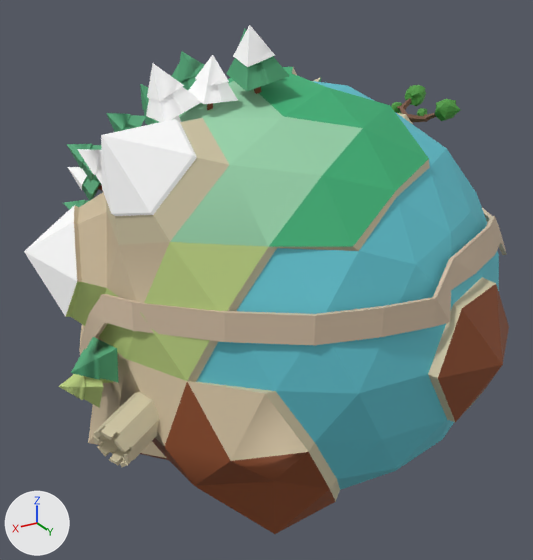
Two versions of the OBJ model webgl/earth/model/ball.obj, one commit apart.
Both versions are drawn from a camera (50 mm lens) standing at (6.09, 8.11, 4.47) and looking at (0.94, -0.47, 0.18). Every picture has the same lights, and +X, +Y and +Z are marked at lower left. Where no turn or scale is listed for an object, it has been applied to the vertices.

Objects in the first picture: 'Icosphere.005', 'toaa', '平面', '棱角球_棱角球.001', '立方体.001', '立方体.002', '立方体.003', '立方体.006', '立方体.012_立方体.015', '立方体.013_立方体.016'.
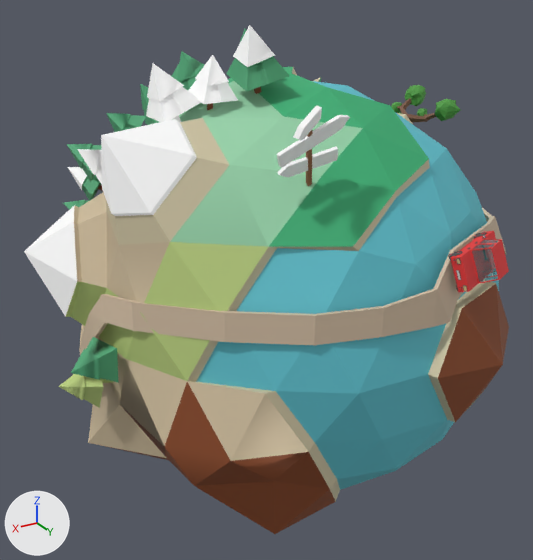
Pixel boxes [x1, y1, x2, y2] of what changed, in the pictures (533 x 560 px; the box of a moved part takes in the faces that stretch with it):
'toaa', deleted
    before: [93, 392, 160, 467]
'Cube.004', added
    after: [276, 105, 350, 186]
    faces in mat_material_017 (white #ffffff): [276, 105, 350, 177]
    faces in mat_material_016 (brown #956140): [306, 130, 312, 186]
'Cube.002', added (red)
    after: [448, 231, 509, 293]
    faces in mat_material_008 (red #ec3939): [450, 231, 509, 293]
    faces in mat_material_011 (cyan #58a3a6): [472, 240, 500, 282]
part 1 of me_平面, moved or reshaped
    both: [382, 216, 507, 337]

What the commit changed:
Material 'Material.017' (mat_material_017) is new.
Its base color is (1.0, 1.0, 1.0) (white #ffffff).
Its roughness is 0.69.
Material 'Material.016' (mat_material_016) is new.
Its base color is (0.301, 0.12, 0.0509) (brown #956140).
Its roughness is 0.69.
Material 'Material.014' (mat_material_014) is new.
Its base color is (1.0, 1.0, 1.0) (white #ffffff).
Its roughness is 0.69.
Material 'Material.015' (mat_material_015) is new.
Its base color is (0.64, 0.64, 0.64) (light grey #d1d1d1).
Its roughness is 0.69.
Material 'Material.008' (mat_material_008) is new.
Its base color is (0.839, 0.0404, 0.0404) (red #ec3939).
Its roughness is 0.69.
Material 'Material.007' (mat_material_007) is new.
Its base color is (0.0852, 0.0852, 0.0852) (dark grey #525252).
Its roughness is 0.69.
Material 'Material.010' (mat_material_010) is new.
Its base color is (0.839, 0.0296, 0.0296) (red #ec3030).
Its roughness is 0.69.
Material 'Material.011' (mat_material_011) is new.
Its base color is (0.0977, 0.365, 0.383) (cyan #58a3a6).
Its roughness is 0.69.
Its alpha is 0.3.
Material 'Material' (mat_material) is new.
Its base color is (0.0852, 0.0852, 0.0852) (dark grey #525252).
Its roughness is 0.69.
Material 'Material.009' (mat_material_009) is new.
Its base color is (0.64, 0.481, 0.23) (brown #d1b884).
Its roughness is 0.69.
Material 'Material.002' (mat_material_002) is new.
Its base color is (0.839, 0.0404, 0.0404) (red #ec3939).
Its roughness is 0.69.
me_平面 is used by ob_平面; location (0.0, 0.0, 0.0).
me_平面 had 182 vertices, 205 faces and spanned x -2.59..3.8, y -3.29..2.75, z -1.16..1.44.
me_平面 now has 182 vertices, 205 faces and spans x -2.59..3.8, y -3.29..2.75, z -1.16..1.51.
me_平面 part 1: 18 of 182 vertices moved; they spanned x -1.54..0.67, y 1.53..2.72, z 1.05..1.43 and now span x -1.55..0.67, y 1.47..2.72, z 0.93..1.51; mean shift (-0.01, 0.01, 0.02); largest move (0.37, 2.57, 1.05) -> (0.3, 2.62, 0.93).
Mesh me_cube_004 is new.
It has 38 vertices, 33 faces and spans x 1.382..2.234, y 1.558..2.128, z 2.074..3.151.
Faces by material slot: [27, 6].
It uses material mat_material_017 (white #ffffff).
It uses material mat_material_016 (brown #956140).
Mesh me_cube_002 is new.
It has 1187 vertices, 1220 faces and spans x -0.534..0.44, y 2.274..2.967, z 1.064..1.609.
It uses material mat_material (dark grey #525252).
It uses material mat_material_002 (red #ec3939).
It uses material mat_material_007 (dark grey #525252).
It uses material mat_material_008 (red #ec3939).
It uses material mat_material_009 (brown #d1b884).
It uses material mat_material_010 (red #ec3030).
It uses material mat_material_011 (cyan #58a3a6).
It uses material mat_material_014 (white #ffffff).
It uses material mat_material_015 (light grey #d1d1d1).
Object 'toaa' (ob_toaa) is deleted.
Object 'Cube.004' (ob_cube_004) is new; it shows me_cube_004.
Its location is (0.0, 0.0, 0.0).
Object 'Cube.002' (ob_cube_002) is new; it shows me_cube_002.
Its location is (0.0, 0.0, 0.0).
